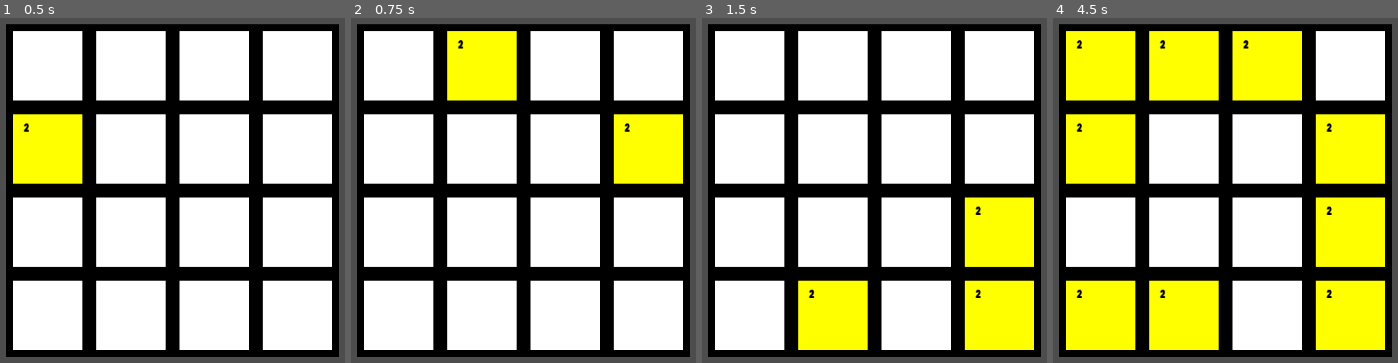
Above: before the commit, frames 1-4 (left to right).
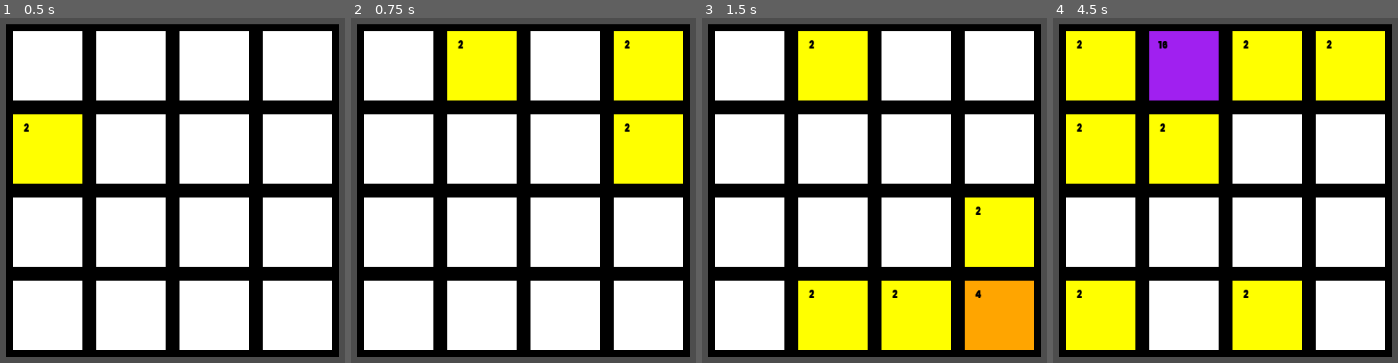
Above: after the commit, the same moments.

Repository: Sikkabakka/2048-remake
Game: Godot game, scene res://main.tscn
Two runs of this game, one before a commit and one after it. Both use one fixed random seed, a clock stepped at 60 frames per second and the inputs below.
Inputs:
- Up to frame 1 (0.5 s): no input
- Up to frame 2 (0.75 s): tap Enter at 0.5 s; hold D (move_right) from 0.53 s (still down); tap Space (space) at 0.6 s
- Up to frame 3 (1.5 s): tap Space (space) at 1.25, 1.35 s; release D (move_right) at 1.28 s; hold S (move_down) from 1.28 s (still down)
- Up to frame 4 (4.5 s): tap Enter at 2, 3.5 s; release S (move_down) at 2.03 s; hold D (move_right) 2.03-2.78 s; tap Space (space) at 2.1, 2.75, 2.85, 3.6, 4.25, 4.35 s; hold W (move_up) 2.78-3.53 s; hold A (move_left) from 3.53 s (still down)

Frame 1 is identical in both runs. In frame 2, 4.1% of the frame differs, in the area x 75-97%, y 3-25%; in frame 3, 12%; in frame 4, 33%, in the area x 27-97%, y 3-97%.

Commit message:
fixed merging

Diff:
--- a/2048/backgroundTile.gd
+++ b/2048/backgroundTile.gd
@@ -6,7 +6,8 @@
 
 # Called when the node enters the scene tree for the first time.
 func _ready() -> void:
-	color_rect.position = Vector2(0, 0)# Replace with function body.
+	color_rect.position = Vector2(0, 0)
+
 
 
 
--- a/2048/backgroundTile.tscn
+++ b/2048/backgroundTile.tscn
@@ -27,3 +27,10 @@
 offset_right = 110.0
 offset_bottom = 110.0
 color = Color(0, 0, 0, 1)
+
+[node name="Label" type="Label" parent="."]
+layout_mode = 0
+offset_left = -21.0
+offset_top = -13.0
+offset_right = 19.0
+offset_bottom = 10.0
--- a/2048/color_rect.gd
+++ b/2048/color_rect.gd
@@ -13,7 +13,9 @@
 	if value == 2:
 		label.text = "2"
 		self.color = "yellow"
+
 	self.size = tilesize
+	self.pivot_offset = tilesize/2
 
 
 
@@ -24,7 +26,13 @@
 	var tween = get_tree().create_tween()
 	tween.tween_property(self, "position",position, 0.1)
 	tween.connect("finished", unpause)
-
+func die():
+	queue_free()
+	#var tween = get_tree().create_tween()
+	#tween.tween_property(self, "size",Vector2(0, 0), 2)
+	#tween.connect("finished", remove)
+func remove():
+	queue_free()
 func unpause():
 
 	not_moving = true
--- a/2048/main.gd
+++ b/2048/main.gd
@@ -4,7 +4,7 @@
 # Called when the node enters the scene tree for the first time.
 func _ready() -> void:
 	initialize_map(map_size)
-	spawn_tile()
+	spawn_random_tile()
 	pass # Replace with function body.
 
 var map_size = 4;
@@ -19,15 +19,25 @@
 var not_moving = true
 var offsett = -Vector2(calc_map_size(), calc_map_size())/2
 
+
+var colorDict = {
+	2 : "yellow",
+	4 : "orange",
+	8 : "red"
+}
+
+
 func initialize_map(size) -> void:
 
 	for i in range(size):
 		var mellomliste = []
 		for j in range(size):
 			var background = backgroundTile.instantiate()
-			print(calc_position(Vector2(i, j)), " ", i, j)
 			background.position = calc_position(Vector2(i, j))
+			#background.get_node("Label").text = str(Vector2(i, j))
 			add_child(background)
+
+
 			mellomliste.append(0)
 			unoccupiedSpaces.append(Vector2(i, j))
 		map.append(mellomliste)
@@ -42,7 +52,7 @@
 	unoccupiedSpaces.pop_at(randint)
 	return (pos)
 
-func spawn_tile():
+func spawn_random_tile():
 	var tileInstance = tile.instantiate()
 	var pos = get_random_position()
 
@@ -62,9 +72,31 @@
 
 func update_maps(index, next_index):
 	map[next_index[0]][next_index[1]] = map[index[0]][index[1]]
+	map[index[0]][index[1]] = 0
+
 	refrence_map[next_index[0]][next_index[1]] = refrence_map[index[0]][index[1]]
-	map[index[0]][index[1]] = 0
 	refrence_map[index[0]][index[1]] = 0
+
+	unoccupiedSpaces.append(index)
+	unoccupiedSpaces.erase(next_index)
+
+func merge(first_tile, next_tile):
+
+	refrence_map[first_tile[0]][first_tile[1]].die()
+	refrence_map[first_tile[0]][first_tile[1]] = 0
+
+	var next_tile_ref = refrence_map[next_tile[0]][next_tile[1]]
+	var value = map[first_tile[0]][first_tile[1]] *2
+
+	next_tile_ref.get_node("Label").text = str(value)
+	next_tile_ref.color = colorDict.get(value, "purple")
+
+	map[next_tile[0]][next_tile[1]] = value
+	map[first_tile[0]][first_tile[1]] = 0
+
+	unoccupiedSpaces.append(first_tile)
+	unoccupiedSpaces.erase(next_tile)
+
 
 func calc_position(index: Vector2):
 	return Vector2(index[0], index[1])*(tilesize + border) + offsett
@@ -100,7 +132,6 @@
 		for j in range(map_size-1, -1, -1):
 			if refrence_map[i][j]:
 				move(Vector2(i, j),check_down(Vector2(i, j)), Vector2(0, -1))
-
 func move_up():
 
 	for i in range(map_size):
@@ -121,27 +152,39 @@
 				move(Vector2(i, j),check_right(Vector2(i, j)), Vector2(-1, 0) )
 
 func move(first_tile, next_tile, direction):
-		if map[next_tile[0]][next_tile[1]] == 0:
-			refrence_map[first_tile[0]][first_tile[1]].move(calc_position(next_tile))
-			update_maps(first_tile, next_tile)
+		if first_tile != next_tile:
+			if map[next_tile[0]][next_tile[1]] == 0:
+				refrence_map[first_tile[0]][first_tile[1]].move(calc_position(next_tile))
+				update_maps(first_tile, next_tile)
+				print("move")
+				print(refrence_map)
+				print(map)
+				print(next_tile)
 
-		#elif map[next_tile[0]][next_tile[1]] == map[first_tile[0]][first_tile[1]]:
-##			merge
-			#pass
-		else:
-			refrence_map[first_tile[0]][first_tile[1]].move(calc_position(next_tile + direction))
-			update_maps(first_tile, next_tile + direction)
+			elif map[next_tile[0]][next_tile[1]] == map[first_tile[0]][first_tile[1]]:
+				merge(first_tile, next_tile)
+				print("merge")
+				print(refrence_map)
+				print(map)
+
+			elif first_tile != next_tile+direction:
+				refrence_map[first_tile[0]][first_tile[1]].move(calc_position(next_tile + direction))
+				update_maps(first_tile, next_tile + direction)
 
 
 func _process(delta: float) -> void:
 	if Input.is_action_just_pressed("space"):
-		spawn_tile()
+		spawn_random_tile()
 	if not_moving:
 		if Input.is_action_just_pressed("move_down"):
 			move_down()
+			spawn_random_tile()
 		if Input.is_action_just_pressed("move_right"):
 			move_right()
+			spawn_random_tile()
 		if Input.is_action_just_pressed("move_left"):
 			move_left()
+			spawn_random_tile()
 		if Input.is_action_just_pressed("move_up"):
 			move_up()
+			spawn_random_tile()
